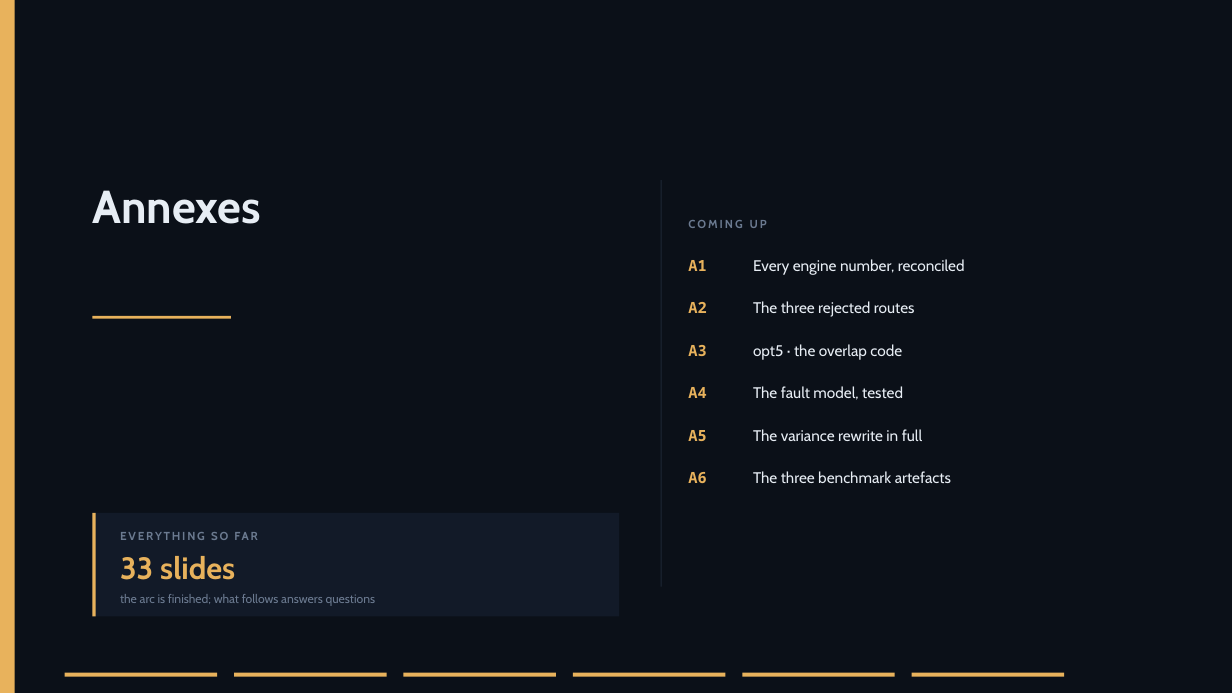
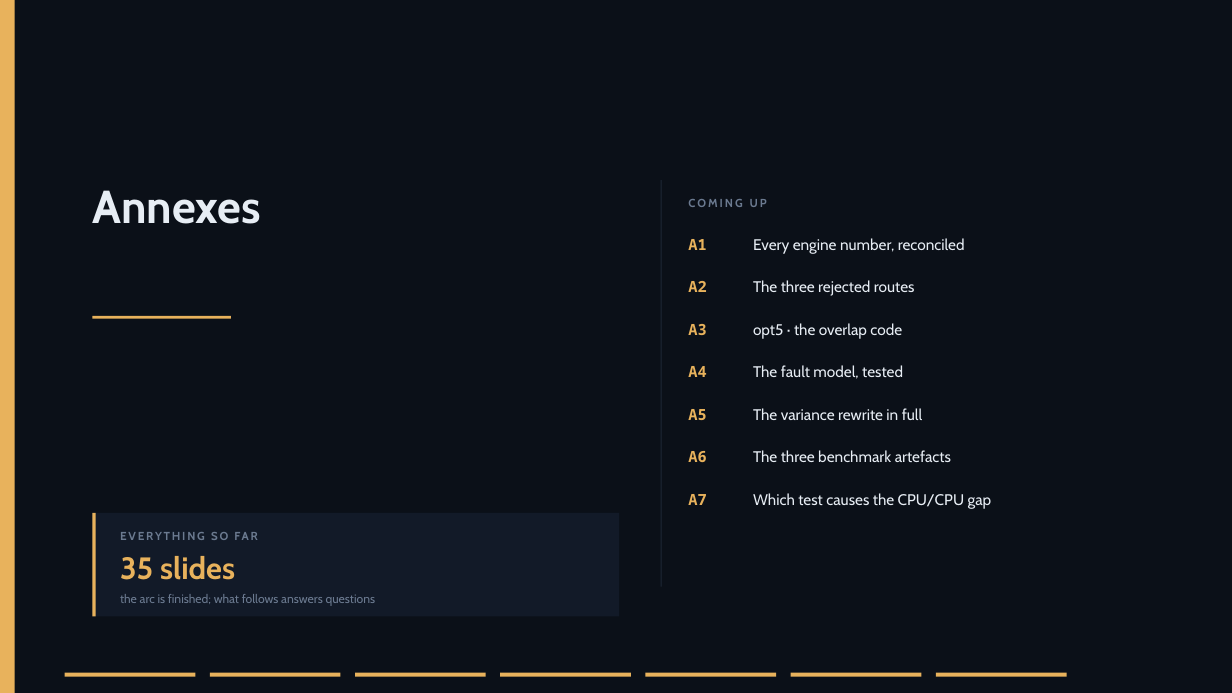
Before and after one commit to slsdetectorgroup/aare, a slide deck: slide 42 of docs/cf_cuda_performance.pptx. Drawn at 1232x693 pixels with LibreOffice and Linux fonts; fonts in the diff are those of the drawing. Boxes give left, top, right and bottom in pixels: in the first picture for what was removed or moved away, otherwise in the second. Text is boxed around its words. In the diff, an @@ line names an element or a change of style, - is before the commit and + after.

```diff
--- a/docs/cf_cuda_performance.pptx
+++ b/docs/cf_cuda_performance.pptx
@@ 13 texts: place and size @@
-13 texts at [688, 220, 965, 483]
+13 texts at [688, 199, 965, 462]
@@ text added at [688, 494, 706, 505], 12 pt, text #E8B25C, bold @@
+A7
@@ text added at [753, 493, 992, 509], 12 pt, text #E7EDF4 @@
+Which test causes the CPU/CPU gap
@@ text at [120, 556, 235, 580]: text changed @@
-33 slides
+35 slides
@@ rectangle: place and size @@
-rectangle at [404, 673, 556, 677]
+rectangle at [65, 673, 195, 677]
@@ rectangle: place and size @@
-rectangle at [573, 673, 726, 677]
+rectangle at [210, 673, 340, 677]
@@ rectangle: place and size @@
-rectangle at [742, 673, 895, 677]
+rectangle at [355, 673, 485, 677]
@@ rectangle: place and size @@
-rectangle at [912, 673, 1065, 677]
+rectangle at [500, 673, 630, 677]
@@ rectangle: place and size @@
-rectangle at [65, 673, 217, 677]
+rectangle at [646, 673, 776, 677]
@@ rectangle: place and size @@
-rectangle at [234, 673, 386, 677]
+rectangle at [791, 673, 921, 677]
@@ rectangle added at [936, 673, 1067, 677], fill #E8B25C @@
```
Also in this commit, not shown: 12 other slides changed, 2 slides added, 21 other files.
